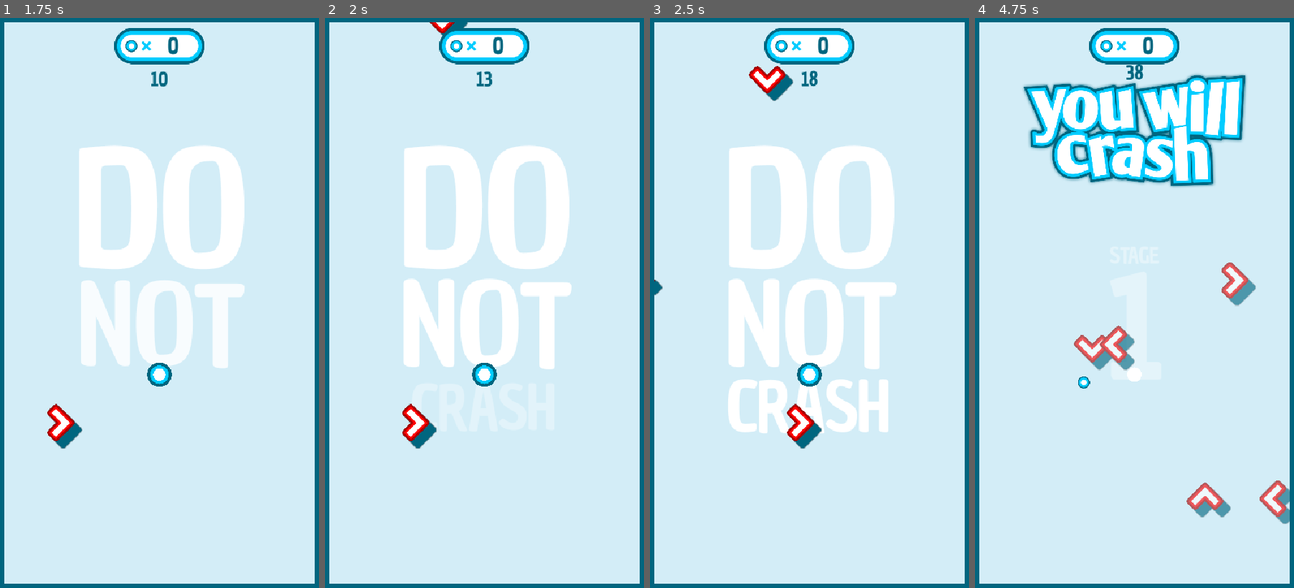
Above: before the commit, frames 1-4 (left to right).
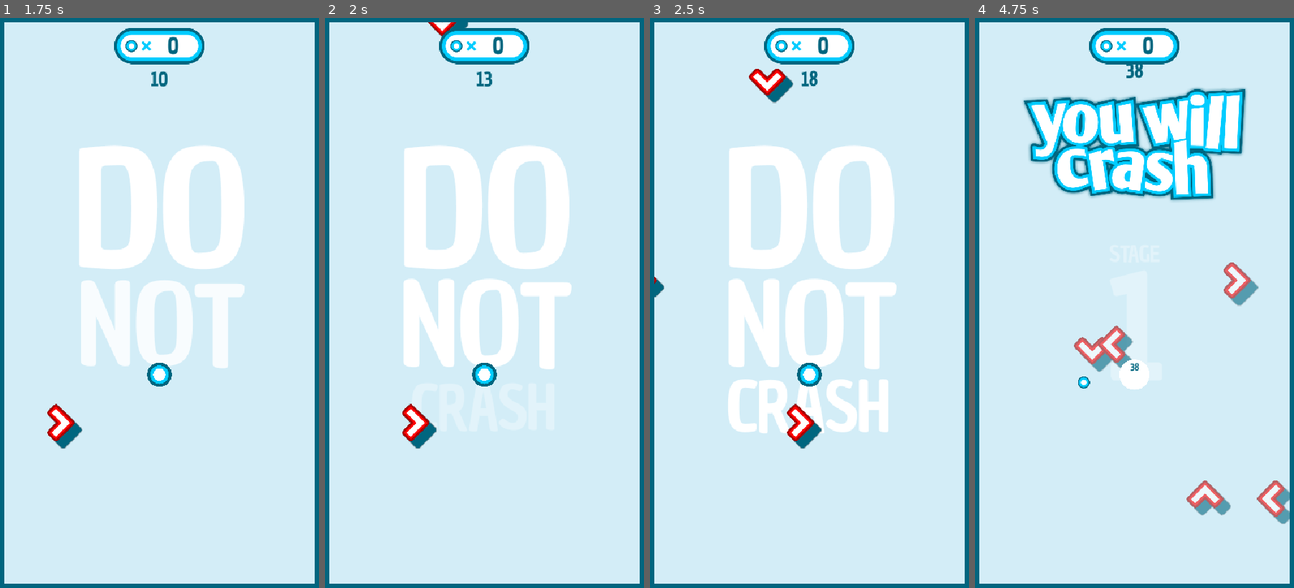
Above: after the commit, the same moments.

Repository: mszylkowski/youwillcrash-godot
Game: Godot game, scene res://Game.tscn
Two runs of this game, one before a commit and one after it. Both use one fixed random seed, a clock stepped at 60 frames per second and the inputs below. Sound files missing from this copy of the repository are replaced by a short silence.
Inputs (mouse positions are in pixels of both pictures, inside the frame that each line leads up to):
- Up to frame 1 (1.75 s): tap Enter at 0.5 s; move the mouse to (159, 377) at 0.52 s; click (159, 377) at 0.67 s; move the mouse to (95, 331) at 1.27 s; click (95, 331) at 1.42 s
- Up to frame 2 (2 s): no input
- Up to frame 3 (2.5 s): move the mouse to (841, 177) at 2.02 s; click (841, 177) at 2.17 s
- Up to frame 4 (4.75 s): move the mouse to (1118, 417) at 2.77 s; click (1118, 417) at 2.92 s; move the mouse to (1230, 388) at 3.52 s; click (1230, 388) at 3.67 s; move the mouse to (1038, 217) at 4.27 s; click (1038, 217) at 4.42 s

Frame 1 is identical in both runs. In frame 2, less than 0.1% of the frame differs, in the area x 32-45%, y 0-4%; in frame 3, 0.4%; in frame 4, 10%, in the area x 15-99%, y 8-89%.

Commit message:
store death causes

Diff:
--- a/Game.tscn
+++ b/Game.tscn
@@ -164,39 +164,40 @@
 [node name="Bounds" type="Area2D" parent="."]
 collision_layer = 8
 metadata/_edit_lock_ = true
+metadata/death_cause = "bounds"
 
 [node name="Background" type="Sprite2D" parent="Bounds"]
 scale = Vector2(520, 940)
 texture = SubResource("GradientTexture1D_t88pq")
 metadata/_edit_lock_ = true
 
-[node name="CollisionShape2D" type="CollisionShape2D" parent="Bounds"]
+[node name="PlayableArea" type="CollisionShape2D" parent="Bounds"]
 shape = SubResource("RectangleShape2D_qjyg3")
 debug_color = Color(0, 0.601379, 0.701202, 0)
 metadata/_edit_lock_ = true
 
-[node name="BoundOverlay" type="Sprite2D" parent="Bounds"]
+[node name="TopBound" type="Sprite2D" parent="Bounds"]
 z_index = 3
 position = Vector2(0, -670)
 scale = Vector2(1000, 400)
 texture = SubResource("GradientTexture1D_elkpi")
 metadata/_edit_lock_ = true
 
-[node name="BoundOverlay2" type="Sprite2D" parent="Bounds"]
+[node name="BottomBound" type="Sprite2D" parent="Bounds"]
 z_index = 3
 position = Vector2(0, 670)
 scale = Vector2(1000, 400)
 texture = SubResource("GradientTexture1D_elkpi")
 metadata/_edit_lock_ = true
 
-[node name="BoundOverlay3" type="Sprite2D" parent="Bounds"]
+[node name="RightBound" type="Sprite2D" parent="Bounds"]
 z_index = 3
 position = Vector2(460, 0)
 scale = Vector2(400, 1000)
 texture = SubResource("GradientTexture1D_elkpi")
 metadata/_edit_lock_ = true
 
-[node name="BoundOverlay4" type="Sprite2D" parent="Bounds"]
+[node name="LeftBound" type="Sprite2D" parent="Bounds"]
 z_index = 3
 position = Vector2(-460, 0)
 scale = Vector2(400, 1000)
--- a/Obstacles/Bar.tscn
+++ b/Obstacles/Bar.tscn
@@ -10,6 +10,7 @@
 collision_layer = 2
 script = ExtResource("1_vny7n")
 rotation_speed = 3.49066
+metadata/death_cause = "bar"
 
 [node name="Sprite2D" type="Sprite2D" parent="."]
 rotation = 1.5708
--- a/Obstacles/Boomerang.tscn
+++ b/Obstacles/Boomerang.tscn
@@ -6,8 +6,8 @@
 [node name="Boomerang" type="RigidBody2D"]
 collision_layer = 2
 script = ExtResource("1_kipl7")
-deviation_radians = 0.0
 rotation_speed = 6.28319
+metadata/death_cause = "boomerang"
 
 [node name="Sprite2D" type="Sprite2D" parent="."]
 rotation = 1.5708
--- a/Obstacles/Bosses/FireworkBoss.gd
+++ b/Obstacles/Bosses/FireworkBoss.gd
@@ -6,17 +6,16 @@
 var game_manager: GameManager
 var initial_angle := 0.
 var initial_deviation := 0.
-var rotate := false
+var should_rotate := false
 
 func _ready() -> void:
 	game_manager = get_parent()
 	assert(game_manager, "FireworkBoss could not find parent on _ready")
 	initial_angle = [0., 0.11, .25, .75, -.11].pick_random() * TAU
-	rotate = initial_angle == .11 * TAU or initial_angle == -.11 * TAU # Only rotate if it's not coming from the bottom or top
+	should_rotate = initial_angle == .11 * TAU or initial_angle == -.11 * TAU # Only rotate if it's not coming from the bottom or top
 	match initial_angle:
 		.11 * TAU, -.11 * TAU:
 			initial_deviation = -initial_angle
-	Events.level_changed.connect(queue_free.unbind(1), Object.ConnectFlags.CONNECT_ONE_SHOT)
 
 func _physics_process(_delta: float) -> void:
 	if not game_manager or game_manager.spawn_debt <= 0: return
@@ -29,6 +28,5 @@
 		game_manager.add_child(shape)
 		game_manager.spawn_debt -= SPAWN_STAR_COST * game_manager.level_data.cost_adjustment
 
-
-		if rotate:
+		if should_rotate:
 			initial_angle += .5 * TAU
--- a/Obstacles/Bosses/TriangleSpiralBoss.gd
+++ b/Obstacles/Bosses/TriangleSpiralBoss.gd
@@ -14,7 +14,6 @@
 	assert(game_manager, "TriangleSpiral could not find parent on _ready")
 	initial_angle = randf() * TAU
 	remaining_change_count = randi_range(20, 50)
-	Events.level_changed.connect(queue_free.unbind(1), Object.ConnectFlags.CONNECT_ONE_SHOT)
 	game_manager.spawn_debt -= CHANGE_DIRECTION_COST * game_manager.level_data.cost_adjustment * 2
 
 func _physics_process(_delta: float) -> void:
--- a/Obstacles/Bosses/VShowerBoss.gd
+++ b/Obstacles/Bosses/VShowerBoss.gd
@@ -17,7 +17,6 @@
 	game_manager = get_parent()
 	assert(game_manager, "V Shower boss could not find parent on _ready")
 	direction = INITIAL_DIRECTIONS.pick_random()
-	Events.level_changed.connect(queue_free.unbind(1), Object.ConnectFlags.CONNECT_ONE_SHOT)
 
 func _physics_process(_delta: float) -> void:
 	if not game_manager or game_manager.spawn_debt <= 0: return
--- a/Obstacles/SnakeObstacle.gd
+++ b/Obstacles/SnakeObstacle.gd
@@ -26,9 +26,9 @@
 		start_pos = Vector2(rand_val * offset_x, -offset_y * 1.5)
 		lin_vel = Vector2.DOWN * dist_between_parts
 
-	var turn_move_max := (offset_x if angle % 2 else offset_y) * 2 / dist_between_parts
-	var total_turn_move_max := (offset_y + offset_x) * 2 / dist_between_parts
-	var turn_move := randi_range(roundi(turn_move_max * .3), roundi(turn_move_max * .7))
+	var turn_move_max := (offset_y if angle % 2 else offset_x) * 3 / dist_between_parts
+	var turn_move := randi_range(roundi(turn_move_max * .25), roundi(turn_move_max * .75))
+	print("Snake (max=", turn_move_max, ", move=", turn_move, ")")
 	var next_vel := Vector2(-lin_vel.y, lin_vel.x) * (1 if randf() > .5 else -1)
 	var length := randi_range(5, 8)
 
@@ -40,6 +40,7 @@
 		part.global_position = curr_pos
 		add_child(part)
 
+	var total_turn_move_max := (offset_y + offset_x) * 2 / dist_between_parts
 	for i in range(total_turn_move_max):
 		curr_pos += lin_vel if (i < turn_move) else next_vel
 		var part := get_child(0) as Node2D
--- a/Obstacles/SnakePart.tscn
+++ b/Obstacles/SnakePart.tscn
@@ -7,6 +7,7 @@
 
 [node name="SnakePart" type="StaticBody2D"]
 collision_layer = 2
+metadata/death_cause = "snake"
 
 [node name="Sprite2D" type="Sprite2D" parent="."]
 rotation = 1.5708
--- a/Obstacles/Star.tscn
+++ b/Obstacles/Star.tscn
@@ -11,6 +11,7 @@
 script = ExtResource("1_4hfxd")
 deviation = 0.174533
 rotation_speed = 5.23599
+metadata/death_cause = "star"
 
 [node name="Sprite2D" type="Sprite2D" parent="."]
 rotation = 1.5708
--- a/Obstacles/StarSpike.tscn
+++ b/Obstacles/StarSpike.tscn
@@ -4,6 +4,7 @@
 
 [node name="StarSpike" type="RigidBody2D"]
 collision_layer = 2
+metadata/death_cause = "star"
 
 [node name="Sprite2D" type="Sprite2D" parent="."]
 position = Vector2(19.8001, 0.300083)
--- a/Obstacles/Triangle.tscn
+++ b/Obstacles/Triangle.tscn
@@ -6,6 +6,7 @@
 [node name="Triangle" type="RigidBody2D"]
 collision_layer = 2
 script = ExtResource("1_oi2hj")
+metadata/death_cause = "triangle"
 
 [node name="Sprite2D" type="Sprite2D" parent="."]
 rotation = 1.5708
--- a/Obstacles/V.tscn
+++ b/Obstacles/V.tscn
@@ -6,6 +6,7 @@
 [node name="V" type="RigidBody2D"]
 collision_layer = 2
 script = ExtResource("1_540xm")
+metadata/death_cause = "v"
 
 [node name="Sprite2D" type="Sprite2D" parent="."]
 rotation = 1.5708
--- a/Obstacles/VFleet.tscn
+++ b/Obstacles/VFleet.tscn
@@ -7,6 +7,7 @@
 collision_layer = 2
 script = ExtResource("1_2y38v")
 speed = 400.0
+metadata/death_cause = "v_fleet"
 
 [node name="CollisionPolygon2D" type="CollisionPolygon2D" parent="."]
 self_modulate = Color(1, 1, 1, 0)
--- a/Scripts/Data/Level.gd
+++ b/Scripts/Data/Level.gd
@@ -21,7 +21,7 @@
 	Obstacles.BAR : 2,
 	Obstacles.BOOMERANG: 2,
 	Obstacles.V_FLEET: 2.5,
-	Obstacles.SNAKE: 3,
+	Obstacles.SNAKE: 2.5,
 	Obstacles.STAR: 4,
 	Obstacles.V_SHOWER_BOSS: 0,
 	Obstacles.TRIANGLE_SPIRAL_BOSS: 0,
@@ -71,12 +71,13 @@
 	is_boss = value
 	return self
 
-## Returns the cost of having spawned the shape.
-func spawn_shape(parent: Node2D) -> float:
+## Returns the spawned shape.
+func spawn_shape(parent: GameManager) -> Node2D:
 	var shapes: Array[Obstacles] = probabilities.keys()
 	var p := [] as Array[float]
 	p.assign(shapes.map(func(s: Obstacles) -> float: return probabilities.get(s)))
 	var selected := shapes[_rng.rand_weighted(p)]
 	var node := OBSTACLE_PREFABS[selected].instantiate() as Node2D
 	parent.add_child(node)
-	return OBSTACLE_COST.get(selected) * cost_adjustment
+	parent.spawn_debt -= OBSTACLE_COST.get(selected) * cost_adjustment
+	return node
--- a/Scripts/GameManager.gd
+++ b/Scripts/GameManager.gd
@@ -24,6 +24,7 @@
 
 var spawn_debt := 0.0
 var last_picked_currency_time := 0.0
+var current_boss: Node2D
 
 func _ready() -> void:
 	Events.state_changed.connect(state_changed)
@@ -50,16 +51,14 @@
 
 func try_spawning() -> void:
 	if not level_data.is_boss and spawn_debt > 0:
-		var cost := level_data.spawn_shape(self)
-		spawn_debt = -cost
+		level_data.spawn_shape(self)
 	if last_picked_currency_time > 3:
 		var currency := CURRENCY_OBJECT.instantiate() as CurrencyPickup
 		add_child(currency)
 		last_picked_currency_time = -1
 
 func start_game() -> void:
-	if playing:
-		return
+	if playing: return
 	level = 1
 	score = 0
 	playing = true
@@ -68,13 +67,13 @@
 	material.set("shader_parameter/alpha", 1.)
 
 func end_game() -> void:
-	if not playing:
-		return
+	if not playing: return
 	playing = false
 	var tween := get_tree().create_tween().set_trans(Tween.TRANS_LINEAR)
 	tween.tween_property(material, "shader_parameter/alpha", 0., .5)
 	play_text.text = str(floori(score))
 	level = -1
+	current_boss = null
 	await tween.finished
 	for child in get_children():
 		child.queue_free()
@@ -90,5 +89,7 @@
 func level_changed() -> void:
 	if level > 1:
 		Audios.play_sound(NEXT_LEVEL_SOUND)
-	if not level_data or not level_data.is_boss: return
-	level_data.spawn_shape(self)
+	if current_boss:
+		current_boss.queue_free()
+	if level_data and level_data.is_boss:
+		current_boss = level_data.spawn_shape(self)
--- a/Scripts/Globals/GameStateGlobal.gd
+++ b/Scripts/Globals/GameStateGlobal.gd
@@ -22,6 +22,8 @@
 		highscore = h
 		Events.highscore_changed.emit(highscore)
 
+var death_causes: Dictionary[String, int] = {}
+
 func _ready() -> void:
 	load_config()
 	Events.score_changed.connect(
@@ -40,12 +42,16 @@
 		return true
 	return false
 
+func register_death_cause(cause: String) -> void:
+	death_causes.set(cause, death_causes.get_or_add(cause, 0) + 1)
+
 func save_config() -> void:
 	var config := ConfigFile.new()
 	config.set_value("game", "currency", currency)
 	config.set_value("game", "highscore", highscore)
 	config.set_value("game", "games_played", games_played)
-	config.save_encrypted(STATE_PATH, make_key())
+	config.set_value("stats", "death_causes", death_causes)
+	config.save(STATE_PATH)
 
 func make_key() -> PackedByteArray:
 	var text := ""
@@ -58,7 +64,8 @@
 func load_config() -> void:
 	var config := ConfigFile.new()
 	if FileAccess.file_exists(STATE_PATH):
-		config.load_encrypted(STATE_PATH, make_key())
+		config.load(STATE_PATH)
 		currency = config.get_value("game", "currency", 0)
 		highscore = config.get_value("game", "highscore", 0)
 		games_played = config.get_value("game", "games_played", 0)
+		death_causes = config.get_value("stats", "death_causes", {} as Dictionary[String, int])
--- a/Scripts/Player.gd
+++ b/Scripts/Player.gd
@@ -35,6 +35,8 @@
 	if other.is_in_group("currency"):
 		(other as CurrencyPickup).pickup()
 		return
+	if GameState.state != GameState.States.GAME: return
+	GameState.register_death_cause(other.get_meta("death_cause", "unknown"))
 	GameState.state = GameState.States.MAIN_MENU
 
 	var tween := get_tree().create_tween().set_ease(Tween.EASE_IN_OUT).set_trans(Tween.TRANS_QUAD)
Not shown, removed: Resources/youwillcrash.afdesign~lock~
